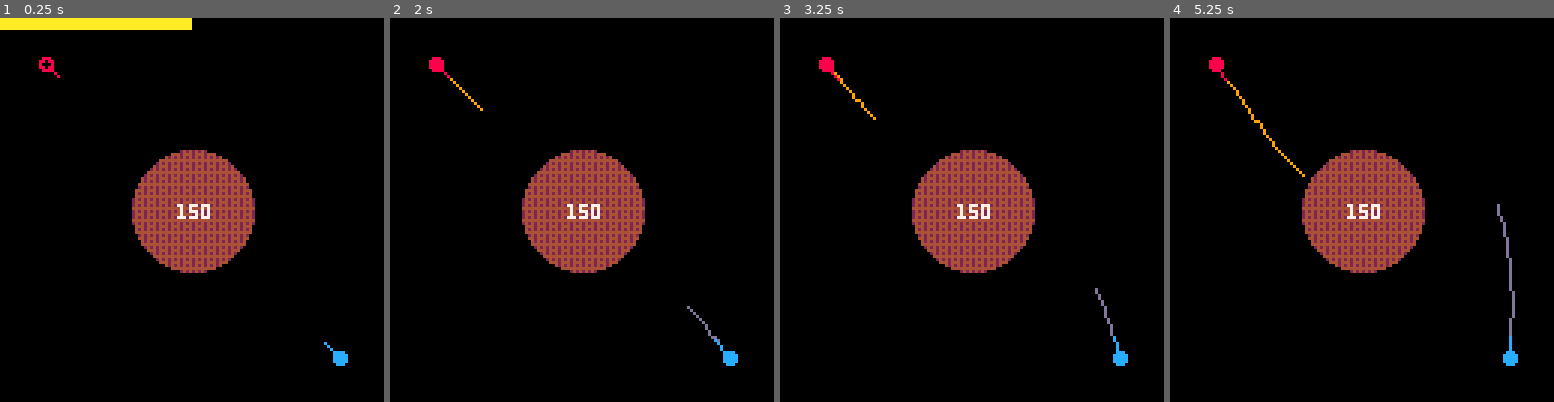
Above: before the commit, frames 1-4 (left to right).
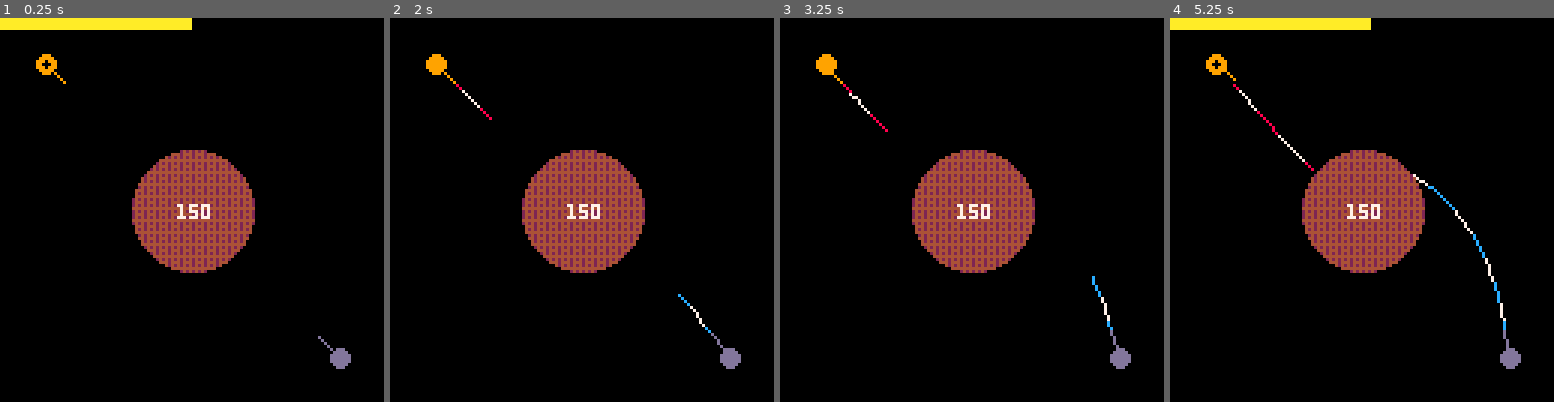
Above: after the commit, the same moments.

Repository: alxgnon/pico-8
Game: PICO-8 cartridge gravitywar.p8
Same seed, same stepped clock (60 frames per second), same inputs: the game is played once before the commit and once after it.
Inputs:
- Up to frame 1 (0.25 s): no input
- Up to frame 2 (2 s): tap X (X key) at 0.33, 1.07, 1.85 s; tap O (Z key) at 0.7, 1.7 s; hold Right from 1.6 s (still down)
- Up to frame 3 (3.25 s): release Right at 2.1 s; tap O (Z key) at 2.1, 2.5, 2.9 s; hold Up 2.15-2.42 s; hold Right 2.47-3.03 s; tap X (X key) at 2.97 s; hold Left from 3.08 s (still down)
- Up to frame 4 (5.25 s): tap O (Z key) every 0.4 s from 3.3 to 4.9 s; release Left at 3.58 s; hold Down 3.63-3.97 s; hold Right 4.02-4.68 s; tap X (X key) at 4.08, 5.2 s; hold Up 4.73-5.03 s; hold Left from 5.08 s (still down)

The runs differ from the first frame. In frame 1, 0.5% of the frame differs, in the area x 9-92%, y 9-92%; in frame 2, 0.7%; in frame 3, 0.8%; in frame 4, 3.2%, in the area x 0-92%, y 0-92%.

Commit message:
gravity: aesthetic changes

Diff:
--- a/gravitywar.p8
+++ b/gravitywar.p8
@@ -72,13 +72,13 @@
 power_sens = 0.03
 max_power = 2.0
 
-player_radius = 2
-gun_length = 7
+player_radius = 3
+gun_length = 9
 
 function init_players()
 	return {
-		player(15, 15, 8),
-		player(113, 113, 12),
+		player(15, 15, 9),
+		player(113, 113, 13),
 	}
 end
 
@@ -204,8 +204,8 @@
 
 function shoot(pl)
 	return shot(
-		pl.x + cos(pl.d) * 4,
-		pl.y + sin(pl.d) * 4,
+		pl.x + cos(pl.d) * gun_length,
+		pl.y + sin(pl.d) * gun_length,
 		pl.d,
 		pl.power * 2,
 		pl.col)
@@ -221,6 +221,7 @@
 		dy = sin(d) * v,
 		col = col,
 		expl = 0,
+		dotted = 0,
 	}
 end
 
@@ -296,7 +297,11 @@
 		local x, y = a.x, a.y
 
 		if a.expl == 0 then
-			line(a.ox,a.oy,x,y,a.col+1)
+			a.dotted = a.dotted + 0.25
+			local col = 7
+			if (a.dotted%2<1) col=a.col-1
+			line(a.ox,a.oy,x,y,col)
+
 			local size =
 				sqrt(sqr(a.dx)+sqr(a.dy))
 			sfx(3+i%2, i, size * 7, 1)
